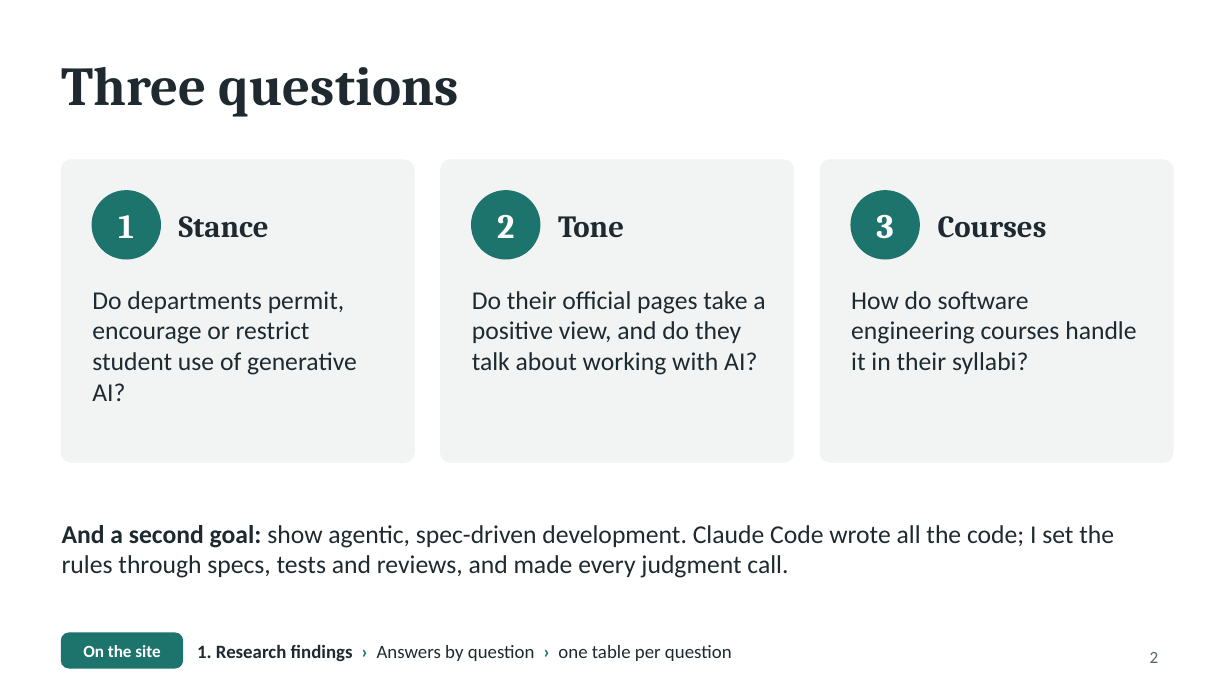
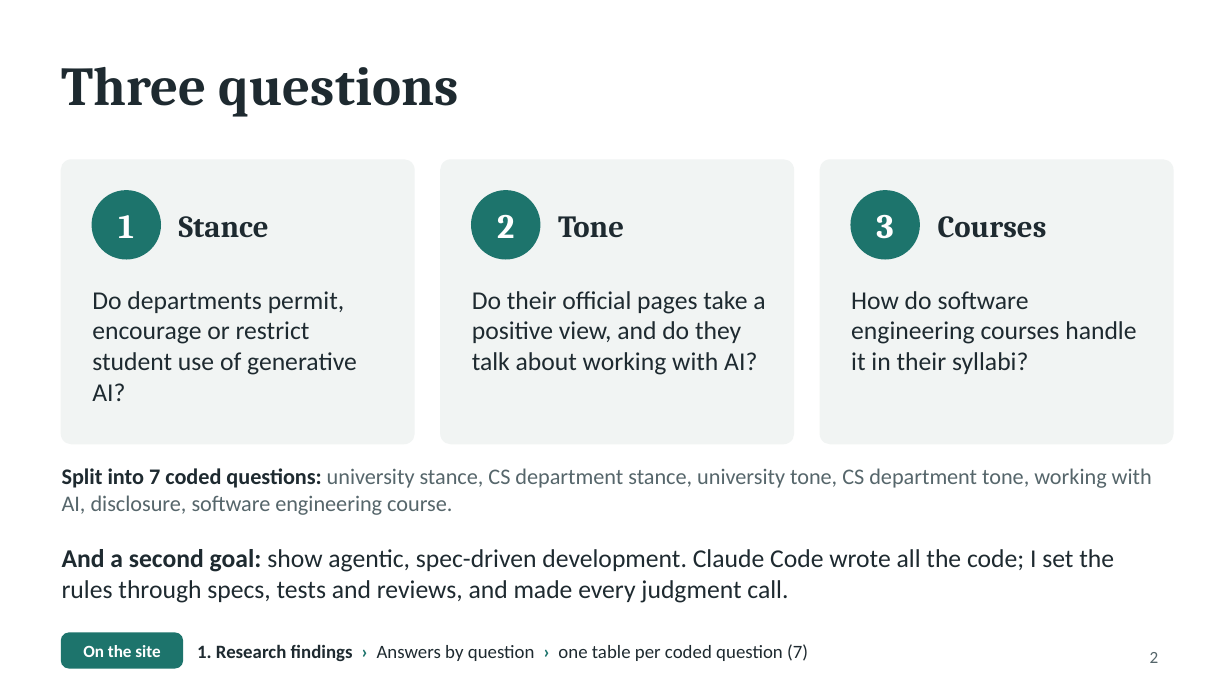
Before and after one commit to Marcus-Hollimon/Project-2-AI-Use-In-Schools, a slide deck: slide 2 of presentation/AI-in-CS-departments.pptx. Drawn at 1232x693 pixels with LibreOffice and Linux fonts; fonts in the diff are those of the drawing. Boxes give left, top, right and bottom in pixels: in the first picture for what was removed or moved away, otherwise in the second. Text is boxed around its words. In the diff, an @@ line names an element or a change of style, - is before the commit and + after.

```diff
--- a/presentation/AI-in-CS-departments.pptx
+++ b/presentation/AI-in-CS-departments.pptx
@@ text added at [62, 468, 1152, 515], 13 pt, text #56666B @@
+Split into 7 coded questions: university stance, CS department stance, university tone, CS department tone, working with AI, disclosure, software engineering course.
@@ text "And a second goal: show ...": place and size @@
-text "And a second goal: show ..." at [62, 525, 1114, 578]
+text "And a second goal: show ..." at [62, 549, 1114, 603]
@@ text at [197, 644, 808, 661]: text changed @@
-1. Research findings › Answers by question › one table per question
+1. Research findings › Answers by question › one table per coded question (7)
```
Also in this commit, not shown: 6 other slides changed, 1 slide added, 3 other files.
